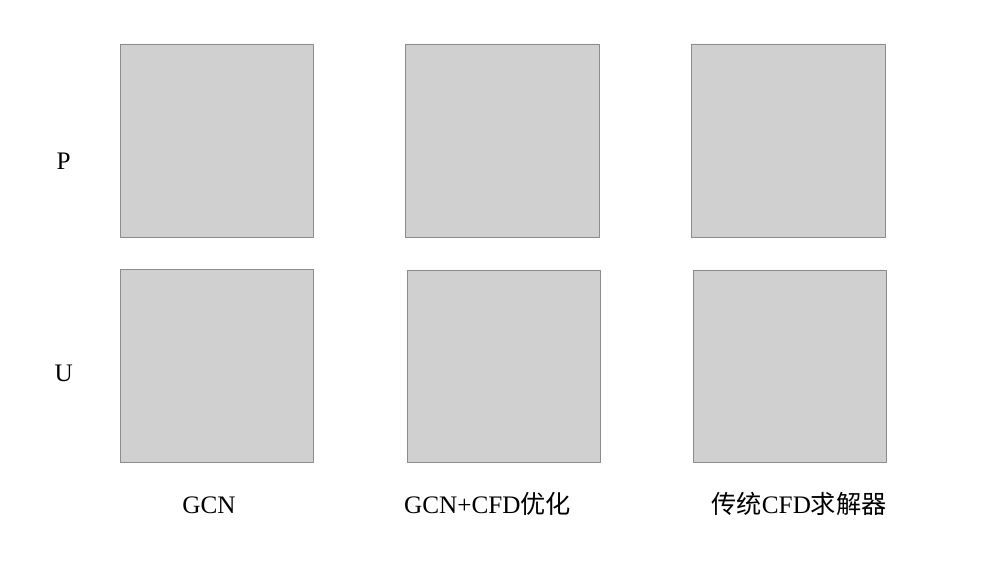
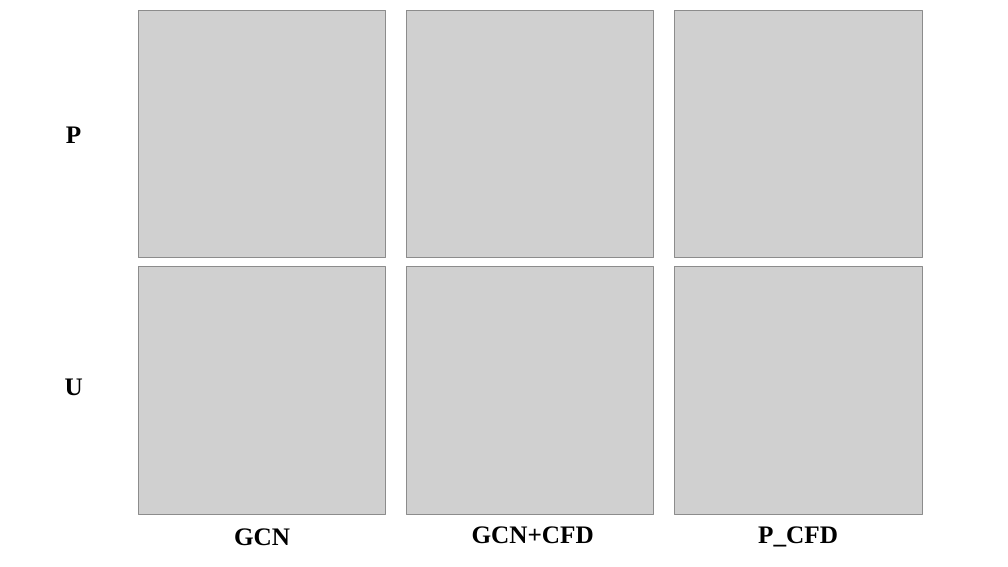
Before and after one commit to DonglinChen97/nudtpaper, a slide deck: slide 1 of figures/gcn_result/chapter4/gcncomp.pptx. Drawn at 1008x567 pixels with LibreOffice and Linux fonts; fonts in the diff are those of the drawing; grey boxes stand for pictures. Boxes give left, top, right and bottom in pixels: in the first picture for what was removed or moved away, otherwise in the second. Text is boxed around its words. In the diff, an @@ line names an element or a change of style, - is before the commit and + after.

```diff
--- a/figures/gcn_result/chapter4/gcncomp.pptx
+++ b/figures/gcn_result/chapter4/gcncomp.pptx
@@ picture: place and size @@
-picture at [121,44,314,237]
+picture at [138,10,386,258]
@@ picture: place and size @@
-picture at [405,44,599,237]
+picture at [406,10,654,258]
@@ picture: place and size @@
-picture at [691,44,885,237]
+picture at [675,10,923,258]
@@ text "P": place and size @@
-text "P" at [57,152,71,169]
+text "P" at [66,126,81,143]
@@ picture: place and size @@
-picture at [121,270,314,463]
+picture at [138,267,386,515]
@@ picture: place and size @@
-picture at [408,270,600,462]
+picture at [406,267,654,515]
@@ picture: place and size @@
-picture at [693,270,886,462]
+picture at [675,267,923,515]
@@ bold on in 3 elements at [234,528,290,546], [66,126,81,143], [65,378,83,396] @@
@@ text "U": place and size @@
-text "U" at [55,364,73,382]
+text "U" at [65,378,83,396]
@@ text "GCN": place and size @@
-text "GCN" at [182,496,235,514]
+text "GCN" at [234,528,290,546]
@@ text at [472,526,594,544]: text changed; bold on @@
-GCN+CFD优化
+GCN+CFD
@@ text at [758,526,838,547]: text changed; bold on @@
-传统CFD求解器
+P_CFD
```
Also in this commit, not shown: 47 other files.
